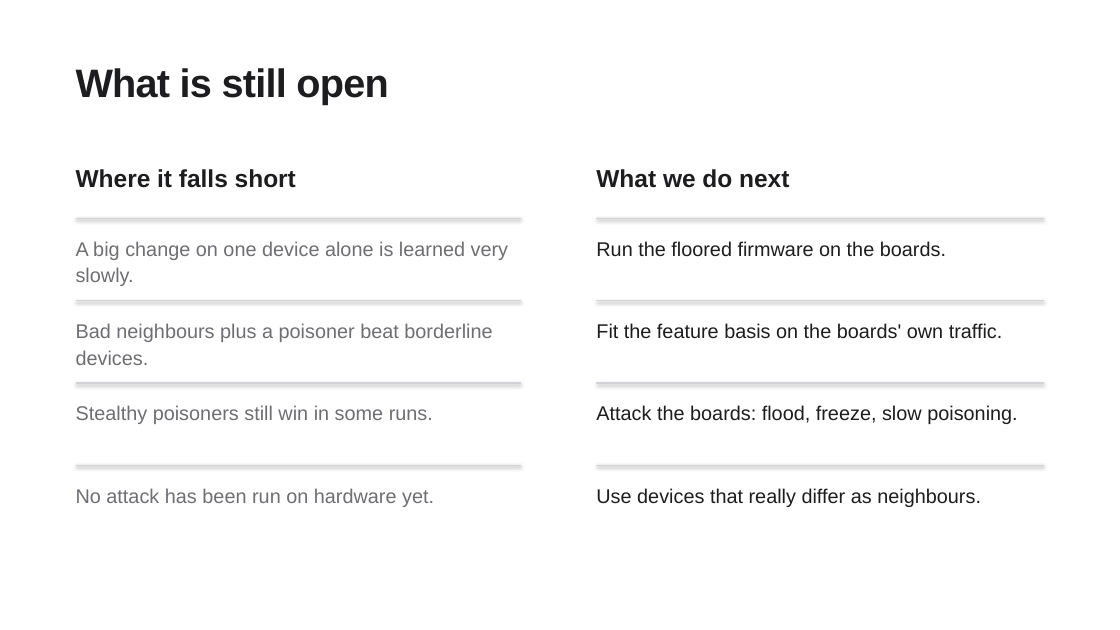
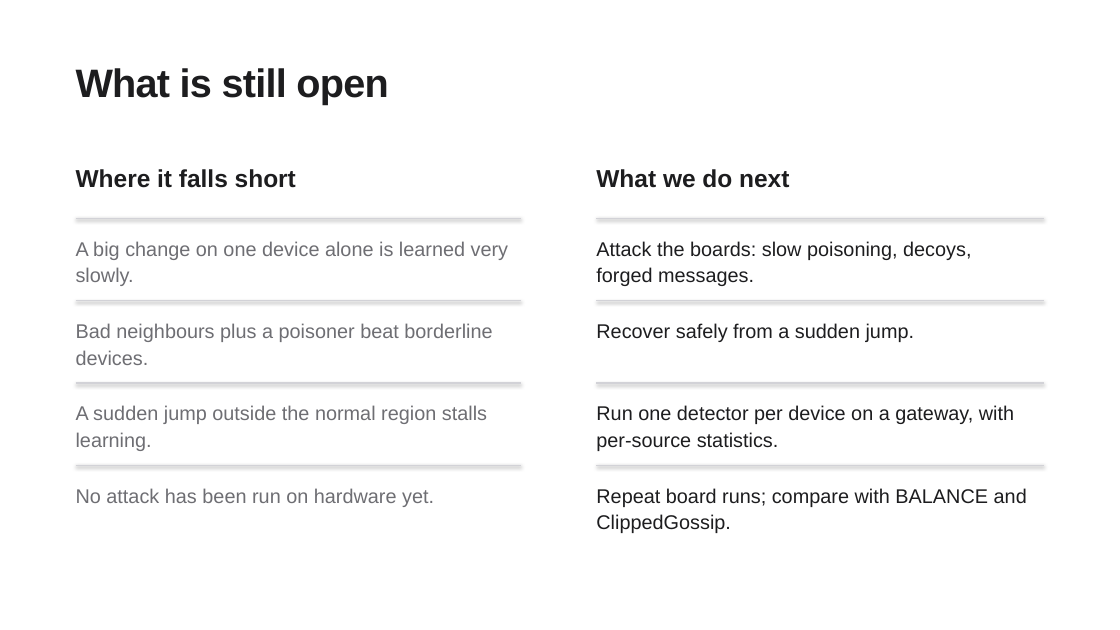
Before and after one commit to IOT-snu/brainstorming, a slide deck: slide 17 of G04_FOA_Final.pptx (slide 16 before the commit). Drawn at 1120x630 pixels with LibreOffice and Linux fonts; fonts in the diff are those of the drawing. Boxes give left, top, right and bottom in pixels: in the first picture for what was removed or moved away, otherwise in the second. Text is boxed around its words. In the diff, an @@ line names an element or a change of style, - is before the commit and + after.

Commit message:
Update the slides, viva guide and explainer to match the corrected paper
Add a slide on the floor running on the boards and a slide on where the method helps and where simpler tools win, fix the outdated hardware numbers and the overclaims, and add the new questions and numbers to the viva guide. The deck uses the blurred testbed photo.

```diff
--- a/G04_FOA_Final.pptx
+++ b/G04_FOA_Final.pptx
@@ text at (596, 241, 971, 286): text changed @@
-Run the floored firmware on the boards.
+Attack the boards: slow poisoning, decoys, forged messages.
@@ text at (596, 323, 915, 342): text changed @@
-Fit the feature basis on the boards' own traffic.
+Recover safely from a sudden jump.
@@ text at (76, 405, 487, 451): text changed @@
-Stealthy poisoners still win in some runs.
+A sudden jump outside the normal region stalls learning.
@@ text at (596, 405, 1014, 451): text changed @@
-Attack the boards: flood, freeze, slow poisoning.
+Run one detector per device on a gateway, with per-source statistics.
@@ text at (596, 488, 1027, 533): text changed @@
-Use devices that really differ as neighbours.
+Repeat board runs; compare with BALANCE and ClippedGossip.
```
Also in this commit, not shown: 9 other slides changed, 3 slides added, 5 other files.
